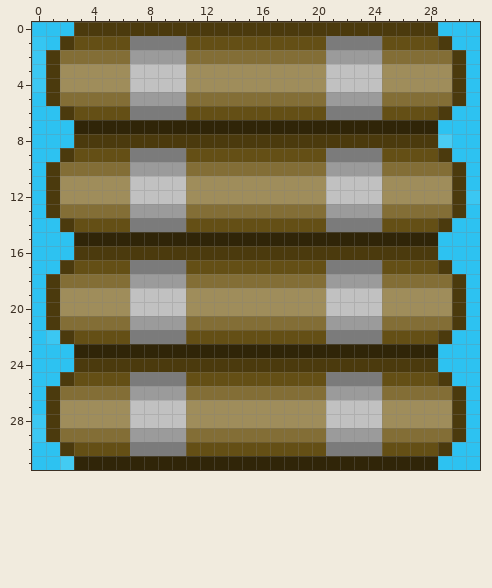
Edited in one commit: pixel-art sprite (resources/tiles/VertBridge.png). The picture above was drawn from the file before the commit.
The file is 32x32 pixels. Colours within 5 levels of each other are drawn and written as one.
New version:
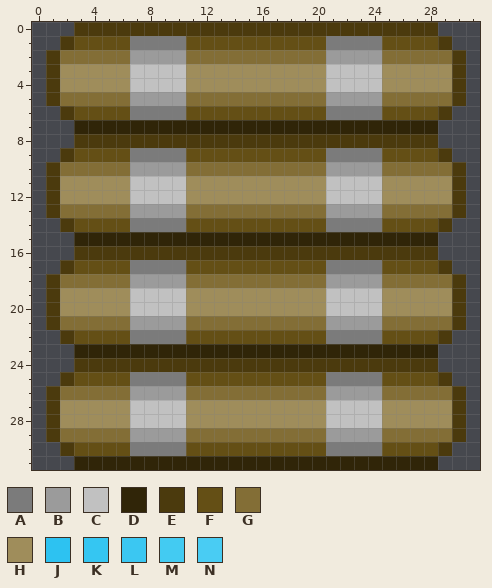
Palette (. is transparent): A #7b7b7b  B #9b9b9b  C #c1c1c1  D #302508  E #4b3a0d  F #644f15  G #836e36  H #9f8d5b  J #2dc2f1  K #35c6f2  L #3bc7f2  M #43cbf2  N #49ccf3
The exact change:
Colour J is removed in row 0 at x 0 to 2 and 29 to 31; in row 1 at x 1 and 30 to 31; in rows 2 to 4 at x 31; in row 5 at x 0 and 31; in row 6 at x 0 to 1 and 30 to 31; in row 7 at x 0 to 2 and 29 to 31.
Colour J is removed in row 8 at x 0 to 2 and 30 to 31; in row 9 at x 0 to 1 and 30 to 31; in rows 10 to 11 at x 0 and 31; in row 12 at x 0; in row 13 at x 0 and 31; in row 14 at x 0 to 1 and 30 to 31.
Colour J is removed in rows 15 to 16 at x 0 to 2 and 29 to 31; in row 17 at x 0 to 1 and 30 to 31; in rows 18 to 21 at x 0 and 31; in row 22 at x 0 and 30 to 31; in rows 23 to 24 at x 0 to 2 and 29 to 31; in row 25 at x 0 to 1 and 30 to 31.
Colour J is removed in rows 26 to 27 at x 0 and 31; in rows 28 to 29 at x 31; in row 30 at x 0 to 1 and 30 to 31; in row 31 at x 0 to 1 and 29 to 31.
Colour K is removed in row 1 at x 0.
Colour L is removed in rows 2 to 4 at x 0; in row 12 at x 31; in row 22 at x 1; in rows 28 to 29 at x 0.
Colour M is removed in row 31 at x 2.
Colour N is removed in row 8 at x 29.
